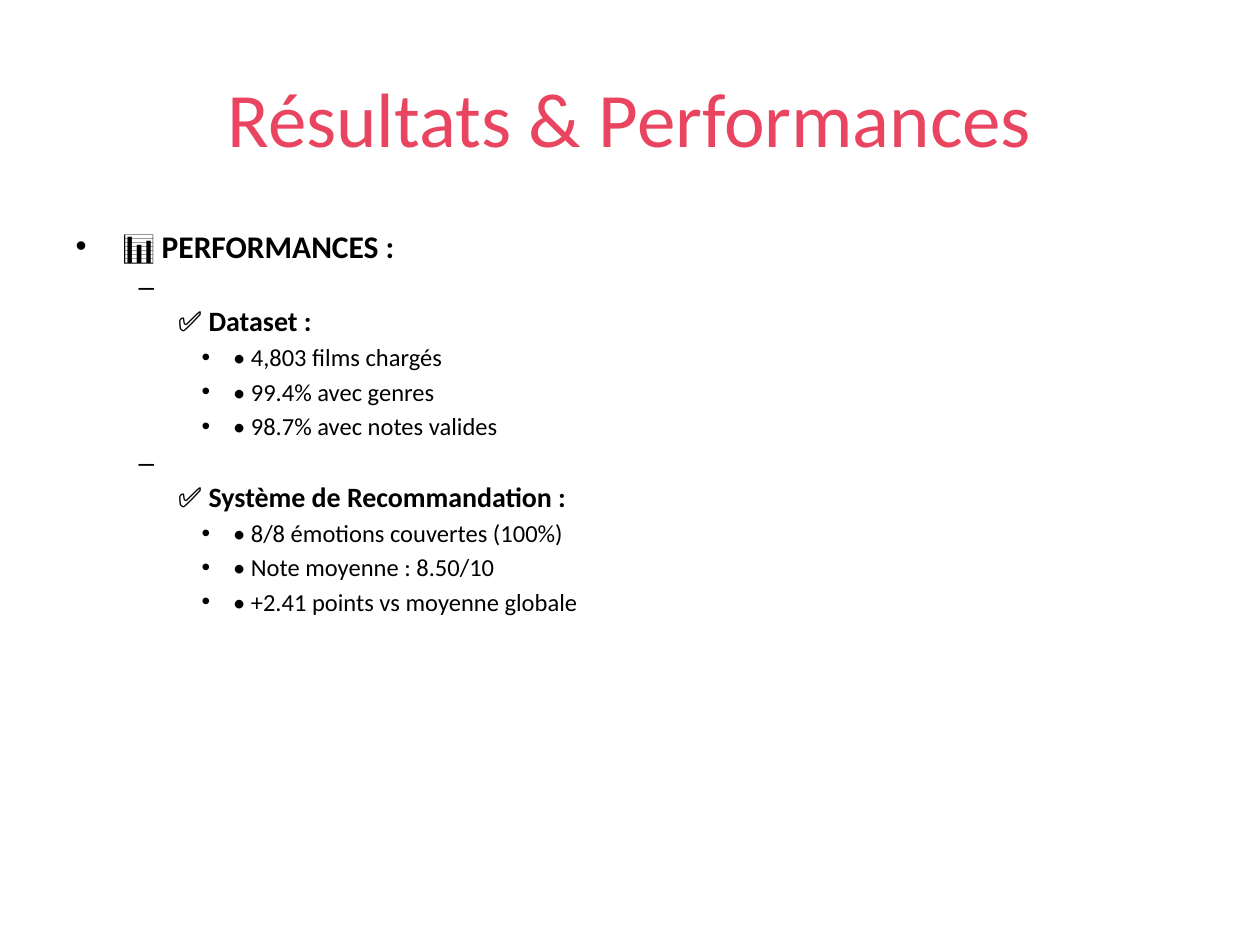
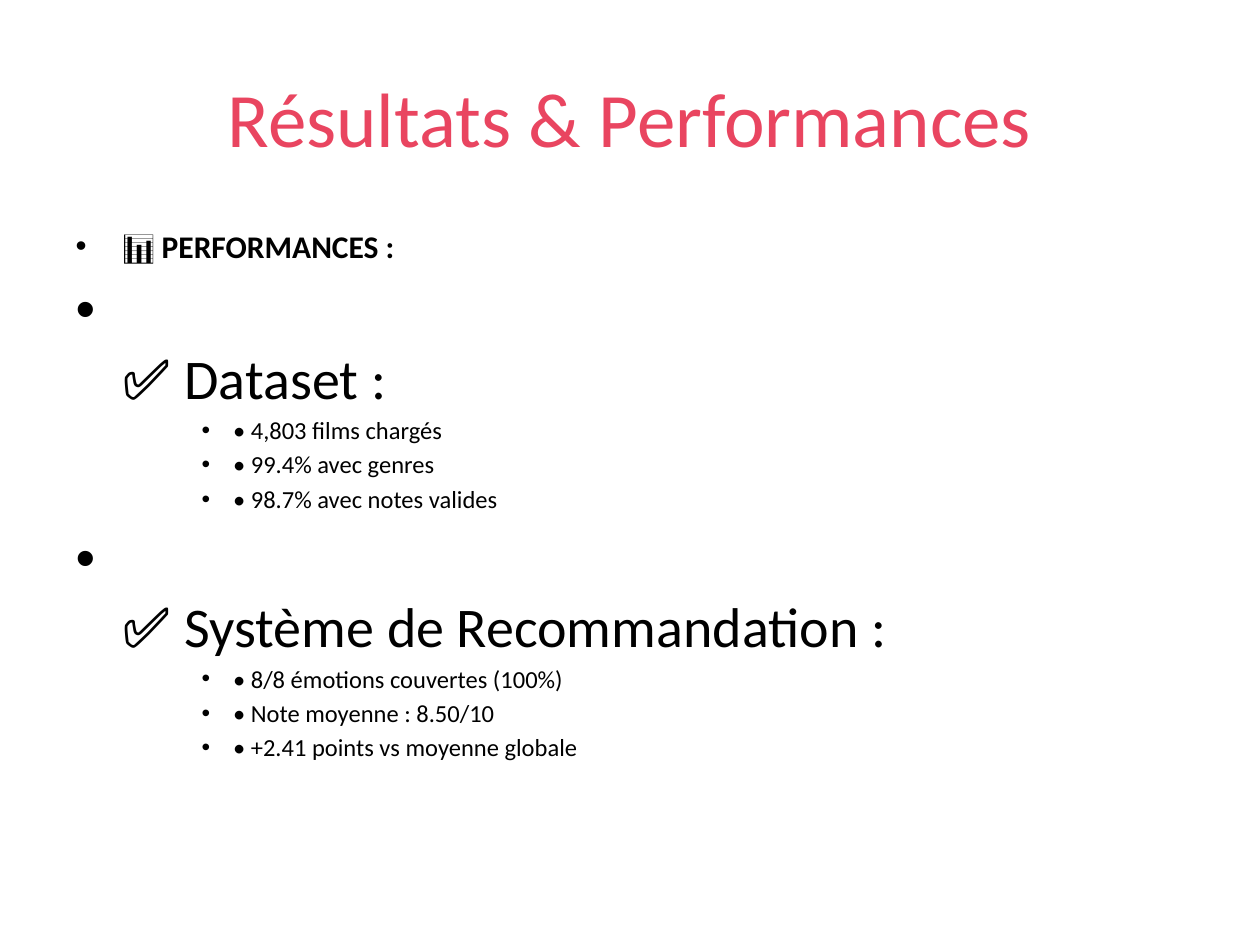
Before and after one commit to GemimaOndele/Projet_moteur_de_recherche_de_films, a slide deck: slide 23 of MovieMood_Presentation.pptx. Drawn at 1260x945 pixels with LibreOffice and Linux fonts; fonts in the diff are those of the drawing. Boxes give left, top, right and bottom in pixels: in the first picture for what was removed or moved away, otherwise in the second. Text is boxed around its words. In the diff, an @@ line names an element or a change of style, - is before the commit and + after.

```diff
--- a/MovieMood_Presentation.pptx
+++ b/MovieMood_Presentation.pptx
@@ text at [184, 363, 859, 656]: size 16 to 32 pt, bold off in "✅ Dataset :", "✅ Système de Recommandation :"; bullet – to •; list level 2 to 1 in "✅ Dataset :"; list level 2 to 1 in "✅ Système de Recommandation :" @@
```
Also in this commit, not shown: 19 other slides changed, 4 other files.
